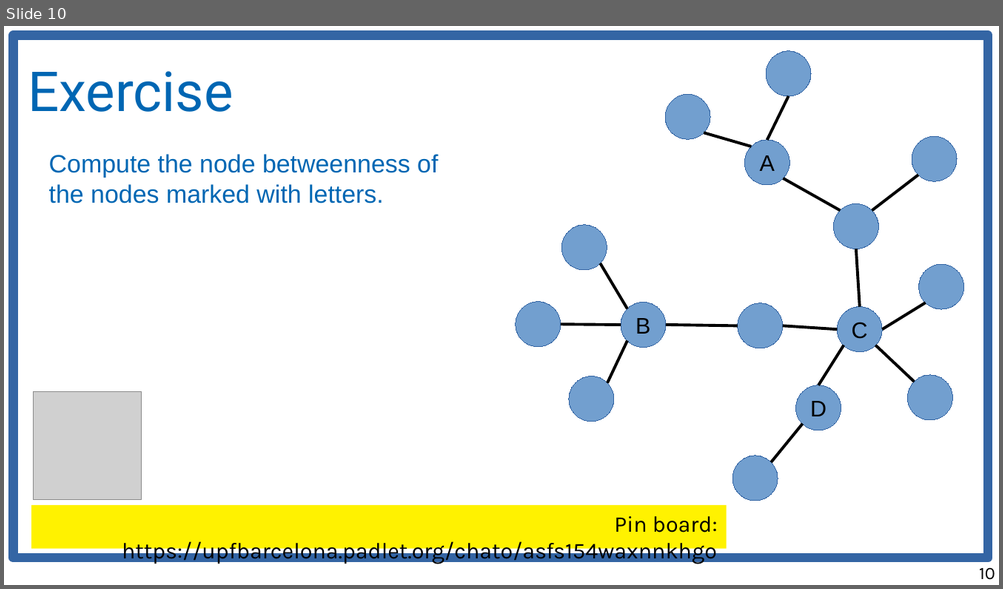
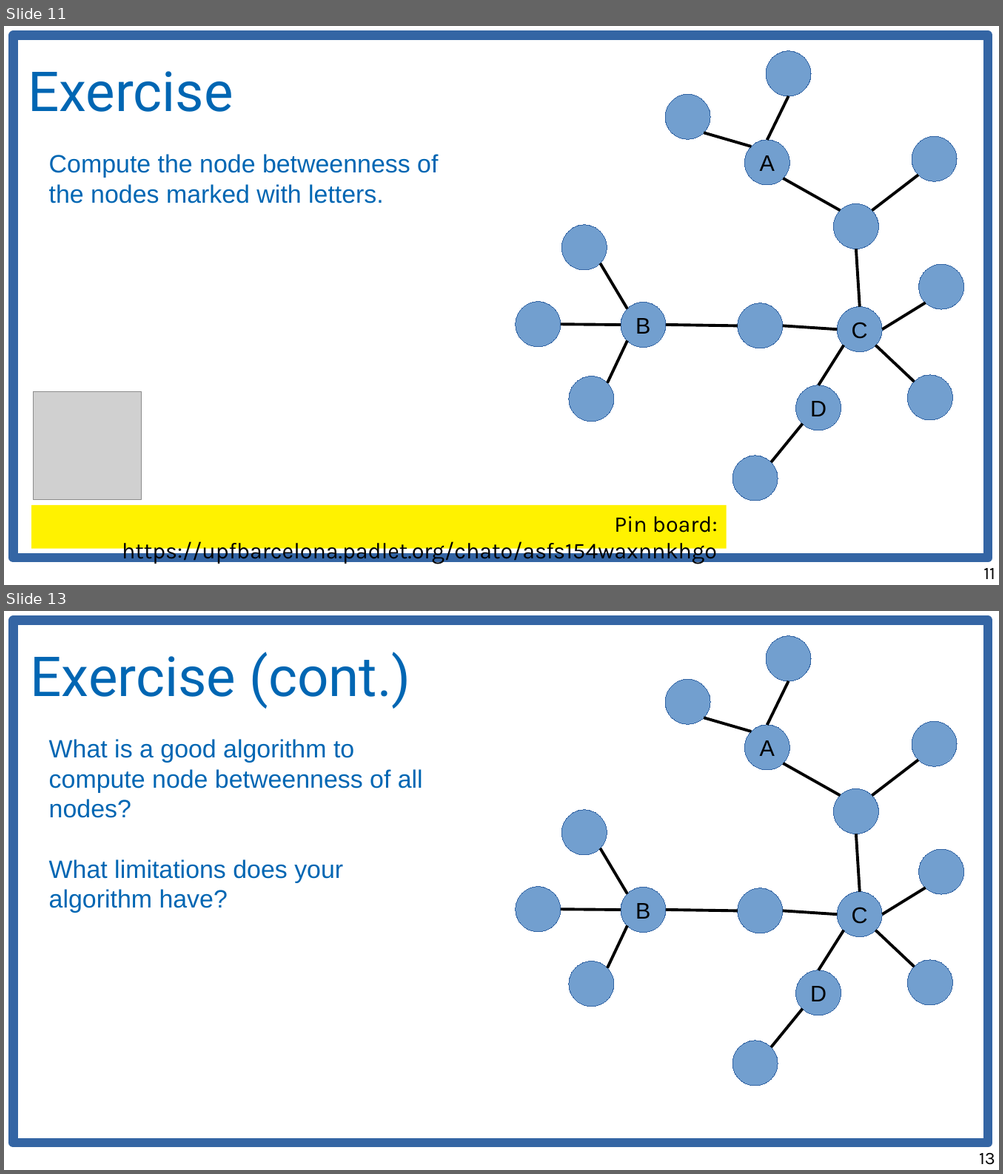
Before and after one commit to chatox/networks-science-course, a slide deck: theory/odp/tt07-betweenness.odp. Shown one above the other, each under a label of ours: slide 10 before the commit, slides 11 and 13 after it; the slides between them are not shown. The pictures are 1003x589 and 1003x1174 pixels, drawn with LibreOffice and Linux fonts; fonts in the diff are those of the drawing; grey boxes stand for pictures. Boxes give left, top, right and bottom in pixels: in the first picture for what was removed or moved away, otherwise in the second. Text is boxed around its words. In the diff, an @@ line names an element or a change of style, - is before the commit and + after.

Commit message:
betweenness exercise

```diff
--- a/theory/odp/tt07-betweenness.odp
+++ b/theory/odp/tt07-betweenness.odp
@@ slide 13 added at (4, 611, 999, 1170), background #FFFFFF @@
@@ rectangle added at (13, 620, 987, 1144), outline #3465A4 7.2 pt @@
@@ title added at (31, 652, 411, 709), 44 pt, text #0066B3 @@
+Exercise (cont.)
@@ ellipse added at (765, 636, 811, 681), fill #729FCF, outline #3465A4 0 pt @@
@@ ellipse added at (665, 680, 710, 725), fill #729FCF, outline #3465A4 0 pt @@
@@ line added from (788, 681) to (767, 725), #000000 2.3 pt @@
@@ line added from (703, 718) to (751, 732), #000000 2.3 pt @@
@@ ellipse added at (911, 721, 956, 766), fill #729FCF, outline #3465A4 0 pt @@
@@ text added at (49, 739, 423, 913), 20 pt, text #0066B3 @@
+What is a good algorithm to compute node betweenness of all nodes?
+What limitations does your algorithm have?
@@ ellipse added at (744, 725, 789, 770), fill #729FCF, outline #3465A4 0 pt, 18 pt, text #000000 @@
+A
@@ line added from (839, 795) to (783, 763), #000000 2.3 pt @@
@@ line added from (871, 795) to (918, 760), #000000 2.3 pt @@
@@ ellipse added at (834, 789, 879, 834), fill #729FCF, outline #3465A4 0 pt @@
@@ ellipse added at (562, 811, 607, 856), fill #729FCF, outline #3465A4 0 pt @@
@@ line added from (600, 849) to (627, 894), #000000 2.3 pt @@
@@ line added from (856, 834) to (859, 891), #000000 2.3 pt @@
@@ ellipse added at (918, 849, 963, 894), fill #729FCF, outline #3465A4 0 pt @@
@@ ellipse added at (516, 887, 560, 932), fill #729FCF, outline #3465A4 0 pt @@
@@ ellipse added at (620, 887, 666, 932), fill #729FCF, outline #3465A4 0 pt, 18 pt, text #000000 @@
+B
@@ ellipse added at (737, 888, 782, 933), fill #729FCF, outline #3465A4 0 pt @@
@@ ellipse added at (837, 891, 882, 937), fill #729FCF, outline #3465A4 0 pt, 18 pt, text #000000 @@
+C
@@ line added from (882, 914) to (925, 888), #000000 2.3 pt @@
@@ line added from (560, 910) to (620, 910), #000000 2.3 pt @@
@@ line added from (738, 911) to (666, 910), #000000 2.3 pt @@
@@ line added from (837, 914) to (782, 911), #000000 2.3 pt @@
@@ line added from (607, 968) to (627, 926), #000000 2.3 pt @@
@@ line added from (843, 931) to (818, 970), #000000 2.3 pt @@
@@ line added from (875, 931) to (913, 967), #000000 2.3 pt @@
@@ ellipse added at (569, 961, 614, 1006), fill #729FCF, outline #3465A4 0 pt @@
@@ ellipse added at (908, 960, 953, 1005), fill #729FCF, outline #3465A4 0 pt @@
@@ ellipse added at (796, 970, 841, 1015), fill #729FCF, outline #3465A4 0 pt, 18 pt, text #000000 @@
+D
@@ line added from (802, 1009) to (771, 1048), #000000 2.3 pt @@
@@ ellipse added at (732, 1041, 777, 1086), fill #729FCF, outline #3465A4 0 pt @@
@@ page number added at (979, 1153, 995, 1165), 14 pt, text #000000 @@
+13
@@ what was slide 10 is now slide 11 @@
@@ page number at (983, 568, 995, 580): text changed @@
-10
+11
```
Also in this commit, not shown: 2 other slides added, 2 other files.
